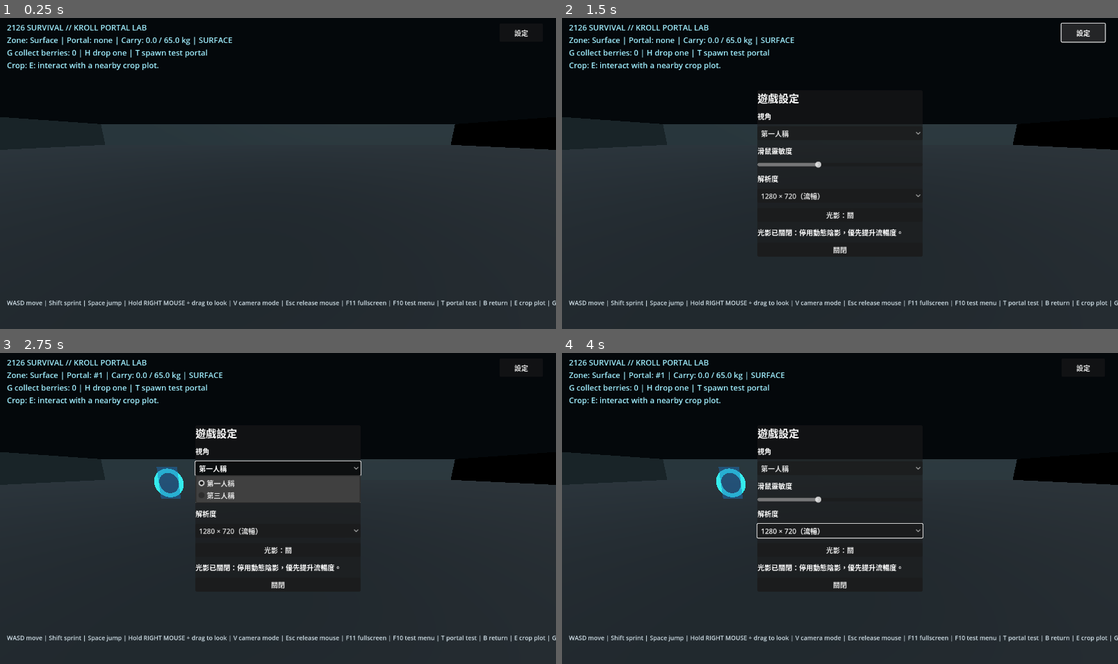
Above: before the commit, frames 1-4 (two rows, left to right).
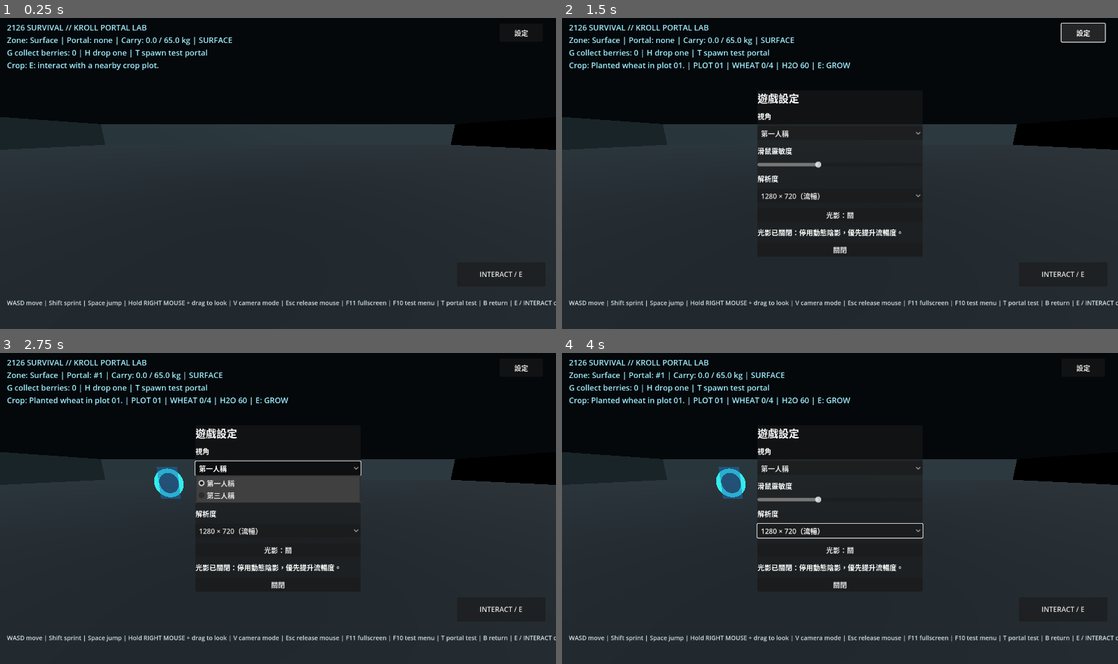
Above: after the commit, the same moments.

Repository: qaqp980520-prog/2126-Survival
Game: Godot game, scene res://prototypes/BackroomsPortalPlayground.tscn
Two runs of this game, one before a commit and one after it. Both use one fixed random seed, a clock stepped at 60 frames per second and the inputs below. This scene is started directly instead of the project's main scene.
Inputs (mouse positions are in pixels of both pictures, inside the frame that each line leads up to):
- Up to frame 1 (0.25 s): no input
- Up to frame 2 (1.5 s): click (1062, 273) at 0.5 s, where only the run after the commit has a clickable "INTERACT / E"; click "設定" at 1.25 s
- Up to frame 3 (2.75 s): click "第一人稱" at 2 s
- Up to frame 4 (4 s): click "1280 × 720（流暢）" at 2.75 s; click "光影：關" at 3.5 s

The runs differ from the first frame. In frame 1, 0.1% of the frame differs, in the area x 86-100%, y 81-93%; in frame 2, 0.7%, in the area x 5-100%, y 14-93%; in frame 3, 0.7%; in frame 4, 0.7%.

Commit message:
Run 35: add touch-safe crop interaction to active world

Diff:
--- a/prototypes/BackroomsPortalPlayground.gd
+++ b/prototypes/BackroomsPortalPlayground.gd
@@ -47,6 +47,7 @@
 var _flicker_enabled: bool = true
 var _settings_panel: PanelContainer
 var _settings_button: Button
+var _crop_interact_button: Button
 var _settings_status: Label
 var _settings_path: String = SettingsProfile.DEFAULT_PATH
 var _settings: Dictionary = {}
@@ -82,10 +83,11 @@
     _build_crop_plots()
     _prepare_maze_materials()
     _build_settings_ui()
+    _build_crop_touch_ui()
     backrooms_world.visible = false
     _update_hud()
     if help_label != null:
-        help_label.text = "WASD move | Shift sprint | Space jump | Hold RIGHT MOUSE + drag to look | V camera mode | Esc release mouse | F11 fullscreen | F10 test menu | T portal test | B return | E crop plot | G collect | H drop | F5 save | F9 load"
+        help_label.text = "WASD move | Shift sprint | Space jump | Hold RIGHT MOUSE + drag to look | V camera mode | Esc release mouse | F11 fullscreen | F10 test menu | T portal test | B return | E / INTERACT crop | G collect | H drop | F5 save | F9 load"
 
 func _build_settings_ui() -> void:
     var hud := get_node_or_null("HUD") as CanvasLayer
@@ -334,6 +336,27 @@
             save_game()
         KEY_F9:
             load_game()
+
+func _build_crop_touch_ui() -> void:
+    var hud := get_node_or_null("HUD") as CanvasLayer
+    if hud == null:
+        return
+    _crop_interact_button = Button.new()
+    _crop_interact_button.name = "CropInteractButton"
+    _crop_interact_button.text = "INTERACT / E"
+    _crop_interact_button.tooltip_text = "Plant, water, grow or harvest the nearest surface crop plot."
+    _crop_interact_button.focus_mode = Control.FOCUS_NONE
+    _crop_interact_button.custom_minimum_size = Vector2(204, 56)
+    _crop_interact_button.anchor_left = 1.0
+    _crop_interact_button.anchor_right = 1.0
+    _crop_interact_button.anchor_top = 1.0
+    _crop_interact_button.anchor_bottom = 1.0
+    _crop_interact_button.offset_left = -228.0
+    _crop_interact_button.offset_right = -24.0
+    _crop_interact_button.offset_top = -154.0
+    _crop_interact_button.offset_bottom = -98.0
+    _crop_interact_button.pressed.connect(_interact_nearest_crop_plot)
+    hud.add_child(_crop_interact_button)
 
 func _build_surface() -> void:
     _add_box(main_world, "SurfaceFloor", Vector3(0, -0.5, 0), Vector3(70, 1, 70), Color(0.07, 0.12, 0.15))
@@ -1056,3 +1079,5 @@
         portal_status = "#" + str(director.active_portal.get("id", "?"))
     var maze_status := "ENDLESS MAZE" if in_backrooms else "SURFACE"
     status_label.text = "2126 SURVIVAL // KROLL PORTAL LAB\nZone: %s | Portal: %s | Carry: %.1f / %.1f kg | %s\nG collect berries: %d | H drop one | T spawn test portal\nCrop: %s" % [current_level, portal_status, weight, limit, maze_status, get_inventory_count("berries"), _crop_action_status]
+    if _crop_interact_button != null:
+        _crop_interact_button.disabled = in_backrooms
